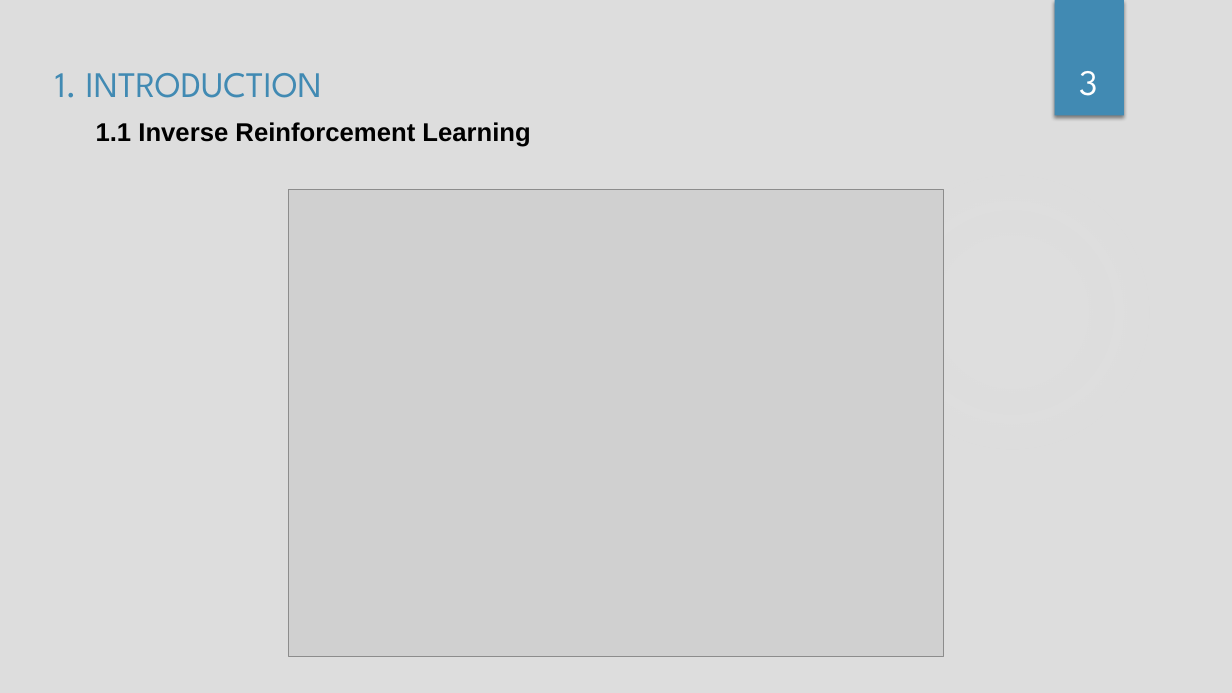
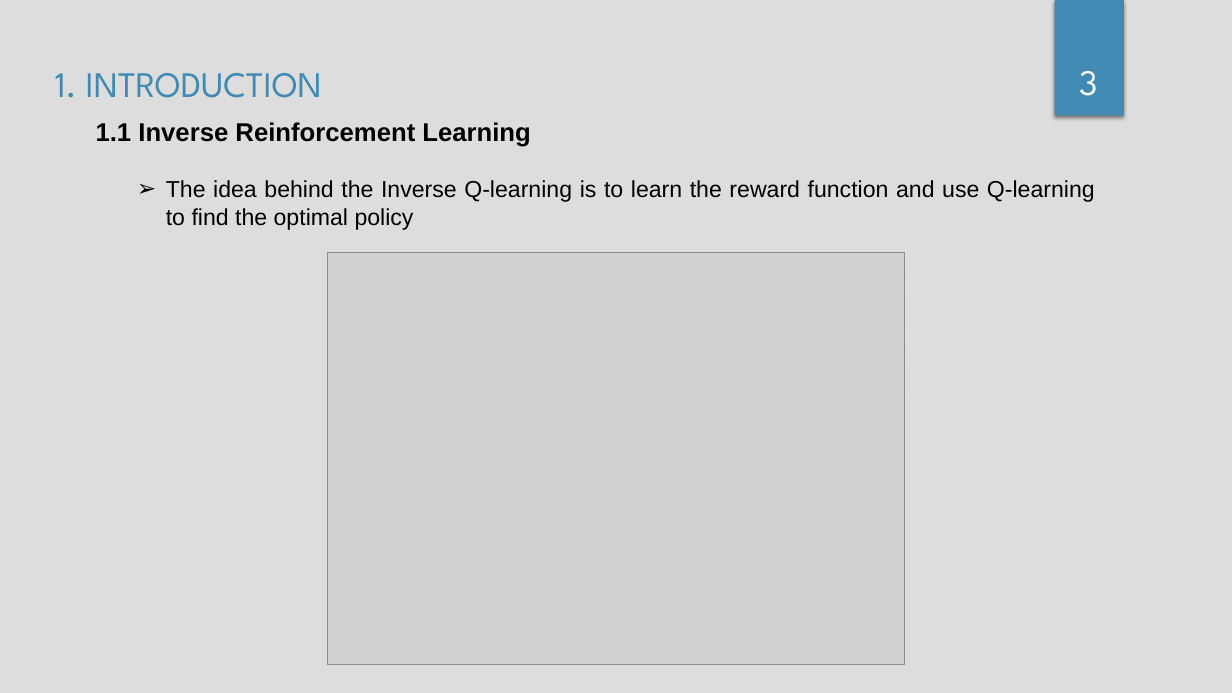
Before and after one commit to chinthaka0531/inverse_q_learning, a slide deck: slide 3 of docs/Deep_Inverse_Q_Learning-chinthaka.pptx. Drawn at 1232x693 pixels with LibreOffice and Linux fonts; fonts in the diff are those of the drawing; grey boxes stand for pictures; background and template pictures are left out. Boxes give left, top, right and bottom in pixels: in the first picture for what was removed or moved away, otherwise in the second. Text is boxed around its words. In the diff, an @@ line names an element or a change of style, - is before the commit and + after.

```diff
--- a/docs/Deep_Inverse_Q_Learning-chinthaka.pptx
+++ b/docs/Deep_Inverse_Q_Learning-chinthaka.pptx
@@ text added at [166,180,1095,230], 18 pt, text #000000 @@
+➢ The idea behind the Inverse Q-learning is to learn the reward function and use Q-learning to find the optimal policy
@@ picture: place and size @@
-picture at [288,190,943,657]
+picture at [327,252,905,665]
```
Also in this commit, not shown: 1 other slide changed.
